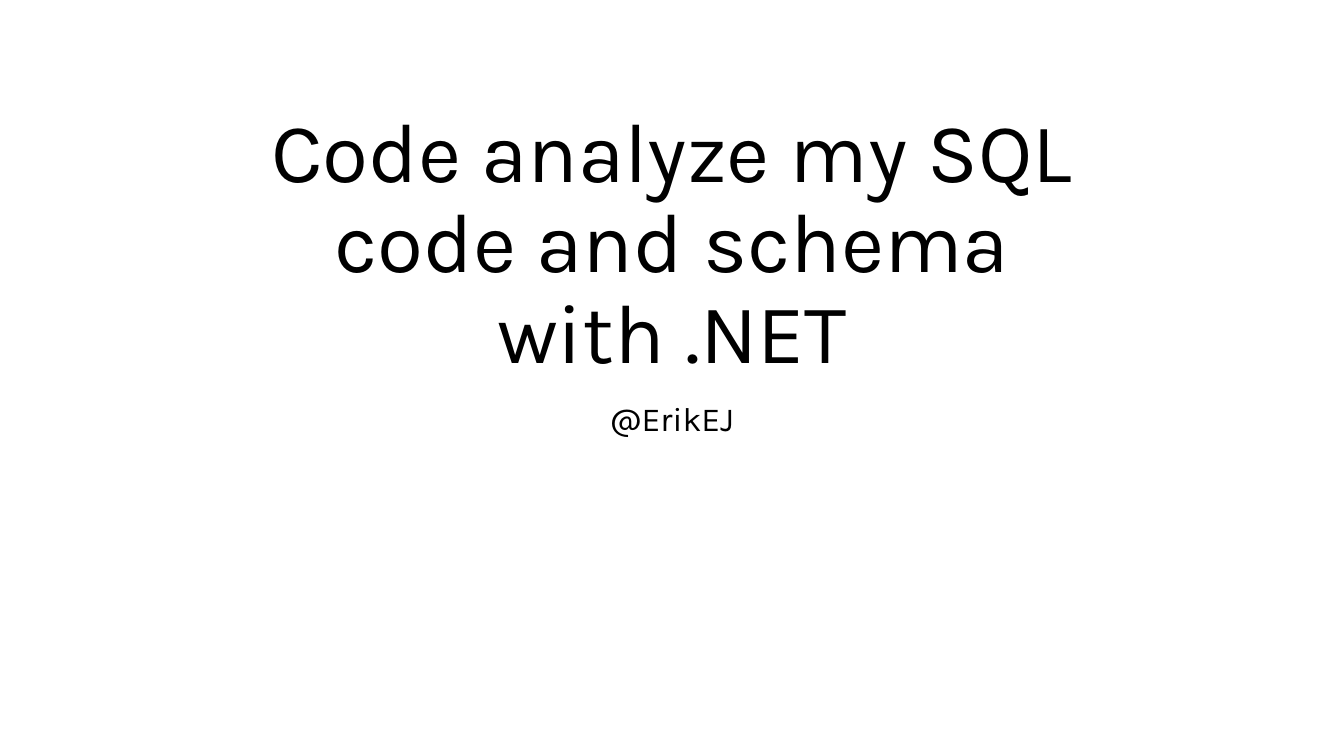
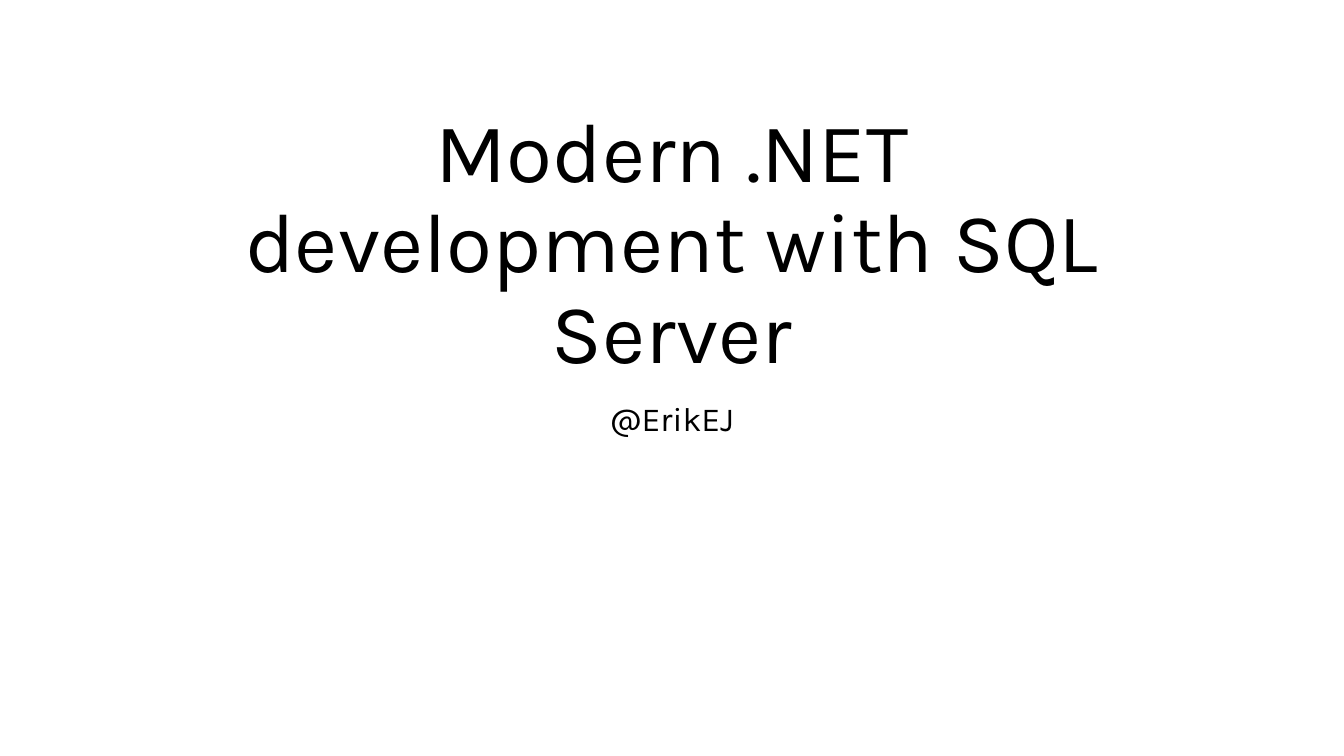
Before and after one commit to ErikEJ/TsqlAnalysis, a slide deck: slide 1 of T-SQL Code analysis.pptx. Drawn at 1344x756 pixels with LibreOffice and Linux fonts; fonts in the diff are those of the drawing. Boxes give left, top, right and bottom in pixels: in the first picture for what was removed or moved away, otherwise in the second. Text is boxed around its words. In the diff, an @@ line names an element or a change of style, - is before the commit and + after.

```diff
--- a/T-SQL Code analysis.pptx
+++ b/T-SQL Code analysis.pptx
@@ title at <box>245,124,1099,364</box>: text changed @@
-Code analyze my SQL code and schema with .NET
+Modern .NET development with SQL Server
```
Also in this commit, not shown: 4 other slides changed, 3 slides added, 1 slide removed, 3 other files.
